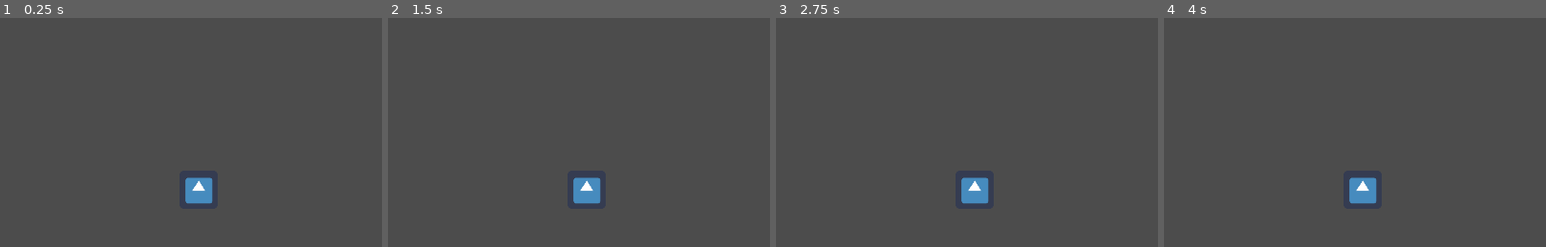
Above: before the commit, frames 1-4 (left to right).
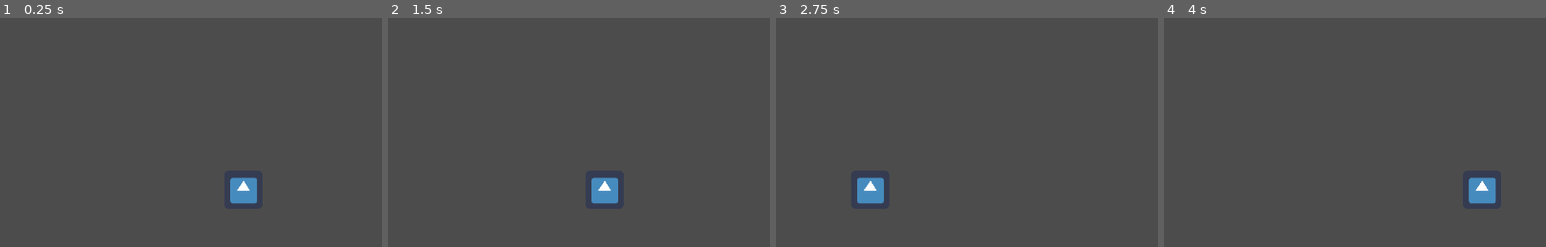
Above: after the commit, the same moments.

Repository: huevitoalarcon/gamejamjulio
Game: Godot game, scene res://Main.tscn
Two runs of this game, one before a commit and one after it. Both use one fixed random seed, a clock stepped at 60 frames per second and the inputs below. The engine's default icon, where the game draws it, is replaced by a stand-in: a white triangle on a blue panel in a dark square.
Inputs:
- Up to frame 1 (0.25 s): no input
- Up to frame 2 (1.5 s): no input
- Up to frame 3 (2.75 s): no input
- Up to frame 4 (4 s): no input
The pictures show only the part of the screen within x 24-74%, y 50-100%; the shares and areas given below are measured in that part.

The runs differ from the first frame. In frame 1, 1.6% of the frame differs, in the area x 48-68%, y 69-82%; in frame 2, 1.1%; in frame 3, 1.6%; in frame 4, 1.7%, in the area x 48-87%, y 69-82%.

Commit message:
agrega motivmiento a sprite

Diff:
--- /dev/null
+++ b/PowerBar.gd
@@ -0,0 +1,18 @@
+extends Node
+var contador =1
+var direccion=1
+
+func _ready():
+	pass
+
+func _process(delta):
+
+	contador +=direccion
+	if contador >=50:
+		direccion= -1
+	elif contador <= -50:
+		direccion=1
+
+	$Sprite.position.x +=direccion*5
+
+	print (contador)
--- a/PowerBar.tscn
+++ b/PowerBar.tscn
@@ -1,9 +1,10 @@
 [gd_scene load_steps=3 format=2]
 
-[ext_resource path="res://icon.png" type="Texture" id=1]
-[ext_resource path="res://Sprite.gd" type="Script" id=2]
+[ext_resource path="res://PowerBar.gd" type="Script" id=1]
+[ext_resource path="res://icon.png" type="Texture" id=2]
 
 [node name="PowerBar" type="Node2D"]
+script = ExtResource( 1 )
 __meta__ = {
 "_edit_horizontal_guides_": [  ],
 "_edit_vertical_guides_": [  ]
@@ -11,5 +12,4 @@
 
 [node name="Sprite" type="Sprite" parent="."]
 position = Vector2( 640, 672 )
-texture = ExtResource( 1 )
-script = ExtResource( 2 )
+texture = ExtResource( 2 )
--- a/Sprite.gd
+++ /dev/null
@@ -1,8 +0,0 @@
-extends Sprite
-var contador =1
-func _ready():
-	pass
-
-func _process(delta):
-
-	print (contador)
